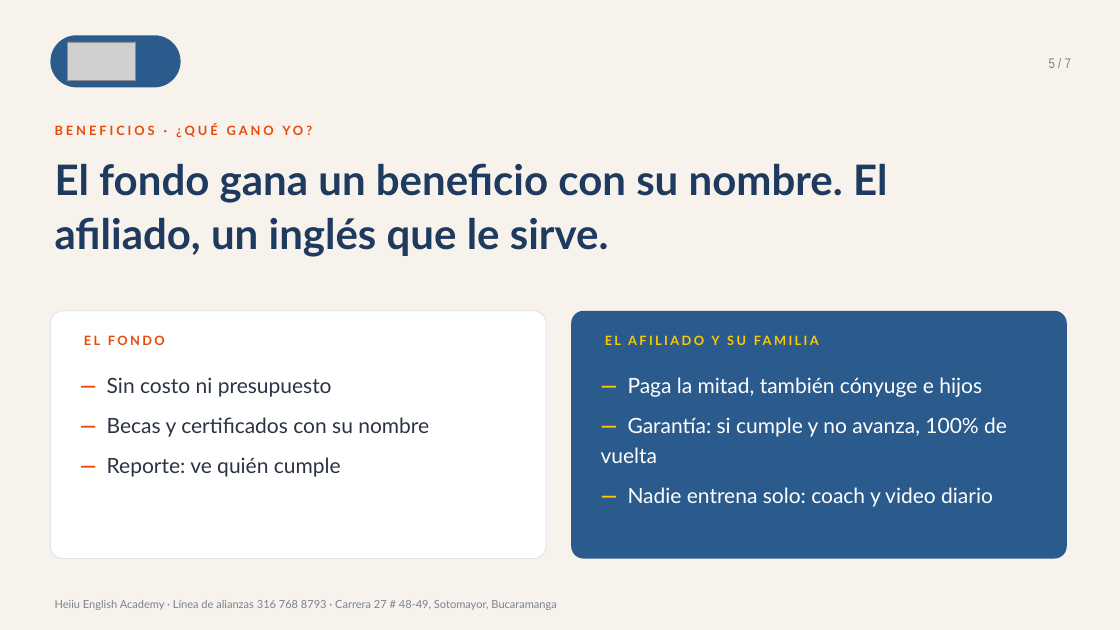
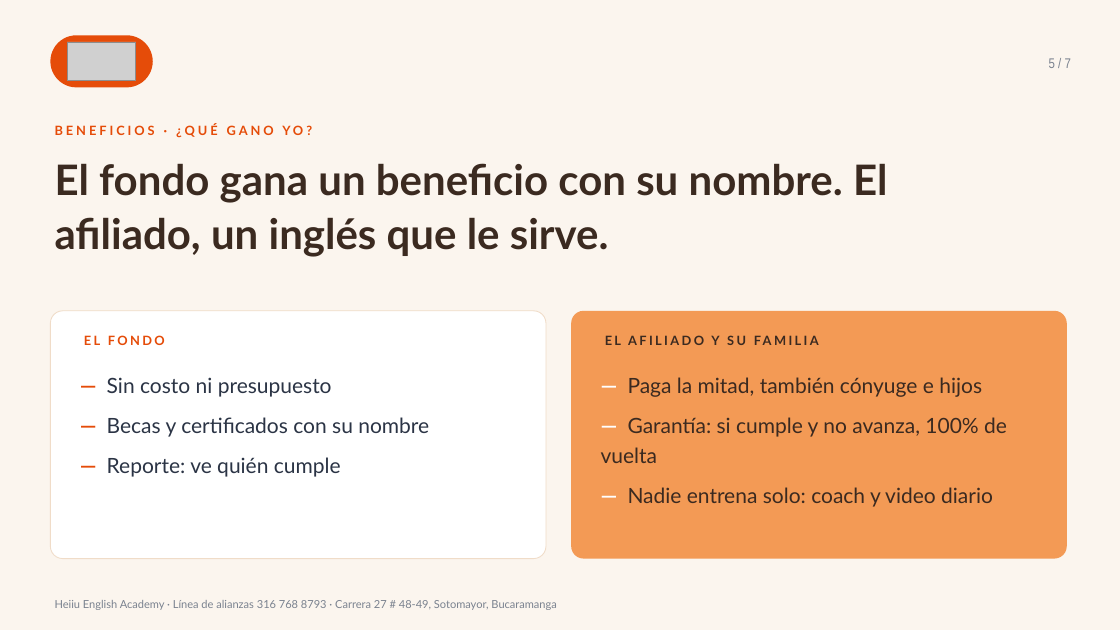
Before and after one commit to gomezrdiana/Plan-academico, a slide deck: slide 5 of recursos/comercial/B2B/PRESENTACION_FONDOS_EMPLEADOS_HEIIU.pptx. Drawn at 1120x630 pixels with LibreOffice and Linux fonts; fonts in the diff are those of the drawing; grey boxes stand for pictures. Boxes give left, top, right and bottom in pixels: in the first picture for what was removed or moved away, otherwise in the second. Text is boxed around its words. In the diff, an @@ line names an element or a change of style, - is before the commit and + after.

```diff
--- a/recursos/comercial/B2B/PRESENTACION_FONDOS_EMPLEADOS_HEIIU.pptx
+++ b/recursos/comercial/B2B/PRESENTACION_FONDOS_EMPLEADOS_HEIIU.pptx
@@ rectangle at [0, 0, 1120, 630]: fill #F7F3EC to #FBF5EE @@
@@ rounded rectangle: place and size @@
-rounded rectangle at [50, 35, 181, 87]
+rounded rectangle at [50, 35, 153, 87]
@@ rounded rectangle at [50, 35, 153, 87]: fill #2B5A8C to #E54C09 @@
@@ text "El fondo gana un beneficio ..." at [55, 163, 887, 257]: text colour #1E3A5F to #3B2A20 @@
@@ rounded rectangle at [50, 311, 546, 559]: outline #DDE4EE 0.75 pt to #F0DCC8 0.75 pt @@
@@ rounded rectangle at [571, 311, 1067, 559]: fill #2B5A8C to #F39A55 @@
@@ text "EL AFILIADO Y SU FAMILIA" at [711, 335, 719, 345]: text colour #FBC900 to #3B2A20 @@
@@ text "— Paga la mitad, también ..." at [601, 377, 1007, 507]: text colour #FBC900 to #FFFFFF in "—", "—", "—"; text colour #FFFFFF to #3B2A20 @@
```
Also in this commit, not shown: 6 other slides changed, 2 other files.
